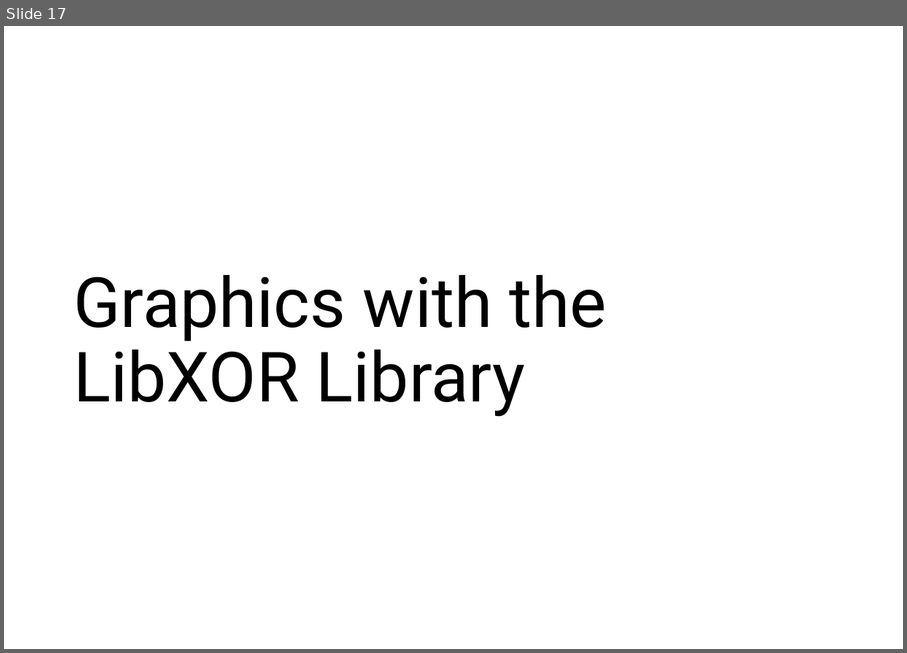
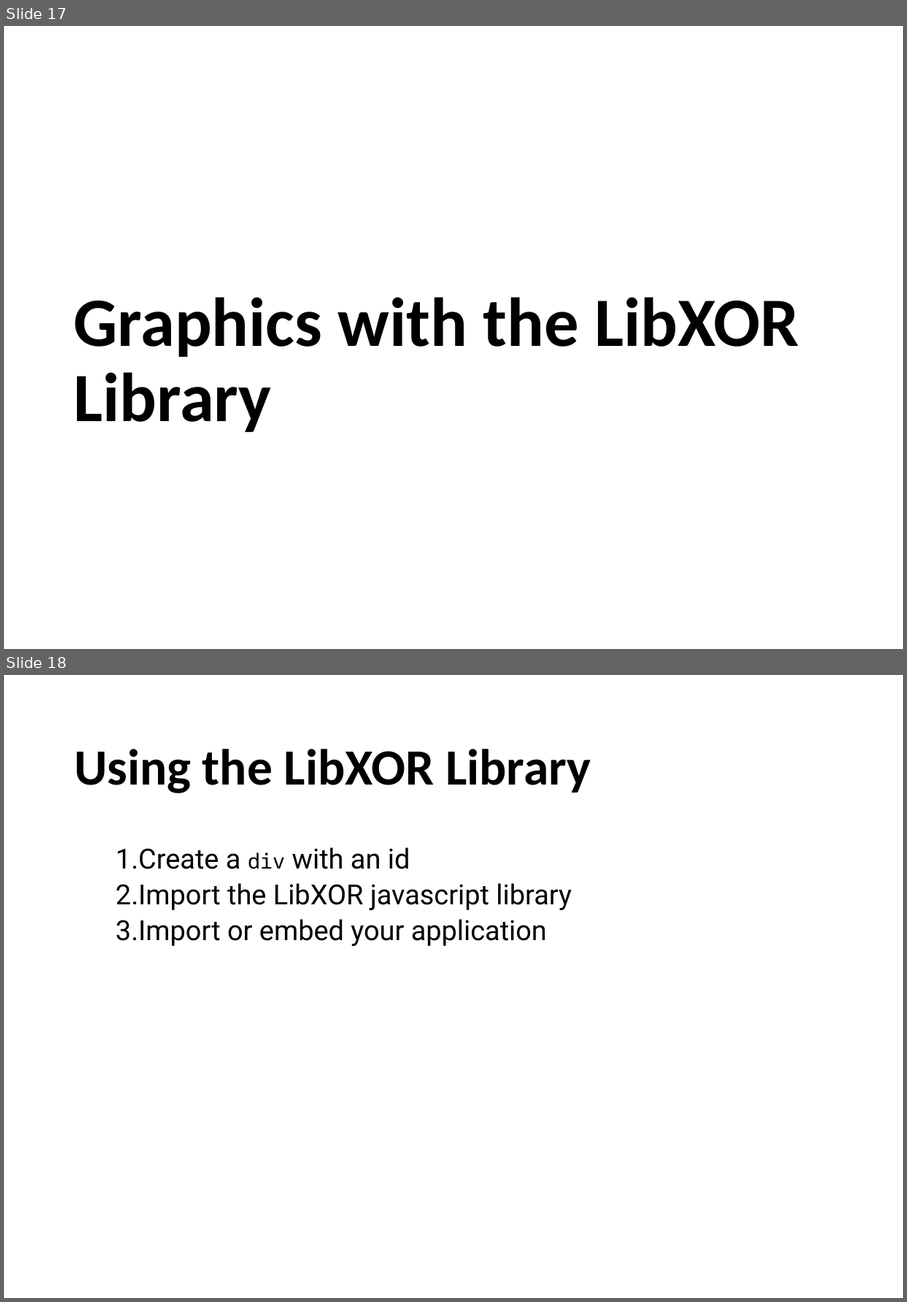
Before and after one commit to RahidZaman/cs481681-cgr, a slide deck: slides/class02-graphics-libxor.pptx. Shown one above the other, each under a label of ours: slide 17 before the commit, slides 17 and 18 after it. The pictures are 907x653 and 907x1302 pixels, drawn with LibreOffice and Linux fonts; fonts in the diff are those of the drawing; background and template pictures are left out. Boxes give left, top, right and bottom in pixels: in the first picture for what was removed or moved away, otherwise in the second. Text is boxed around its words. In the diff, an @@ line names an element or a change of style, - is before the commit and + after.

```diff
--- a/slides/class02-graphics-libxor.pptx
+++ b/slides/class02-graphics-libxor.pptx
@@ slide 18 added at [4, 675, 903, 1298], background #FFFFFF @@
@@ title added at [74, 749, 591, 793], 44 pt, text #000000, bold @@
+Using the LibXOR Library
@@ text added at [116, 847, 572, 946], 24 pt, text #000000 @@
+  1. Create a div with an id
+  2. Import the LibXOR javascript library
+  3. Import or embed your application
@@ slide 17 changed as well @@
@@ title "Graphics with the LibXOR Library": place and size @@
-title "Graphics with the LibXOR Library" at [73, 275, 607, 417]
+title "Graphics with the LibXOR Library" at [73, 297, 799, 432]
@@ title "Graphics with the LibXOR Library" at [73, 297, 799, 432]: font Roboto to Calibri, bold on @@
```
Also in this commit, not shown: 16 other slides changed, 1 other slide added, 1 slide removed, 16 other files.
